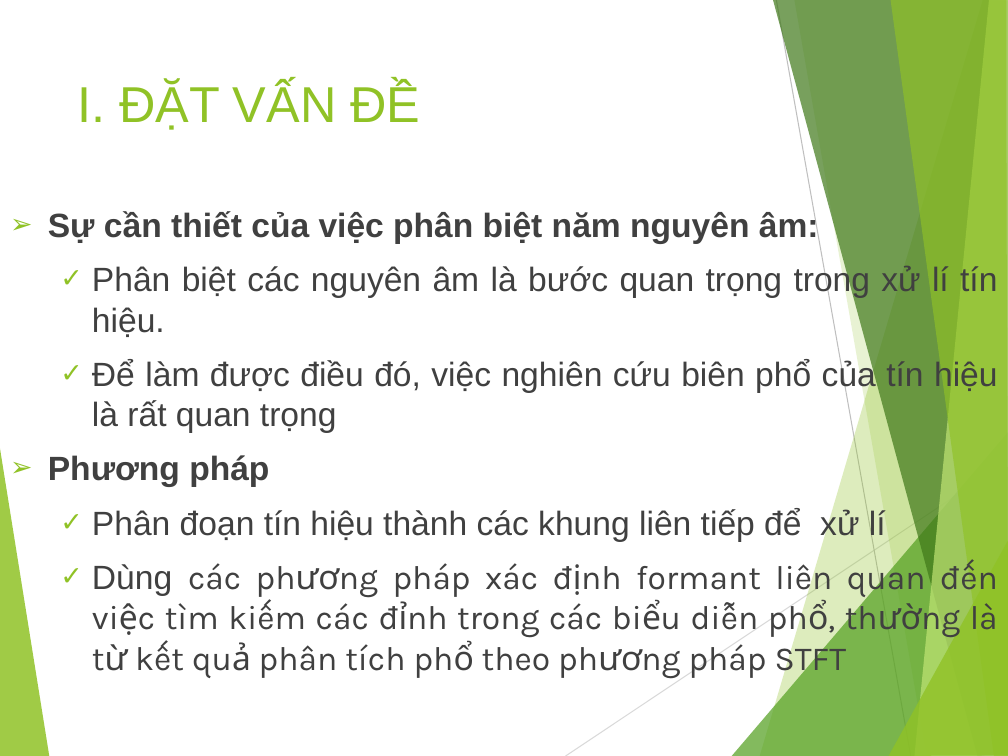
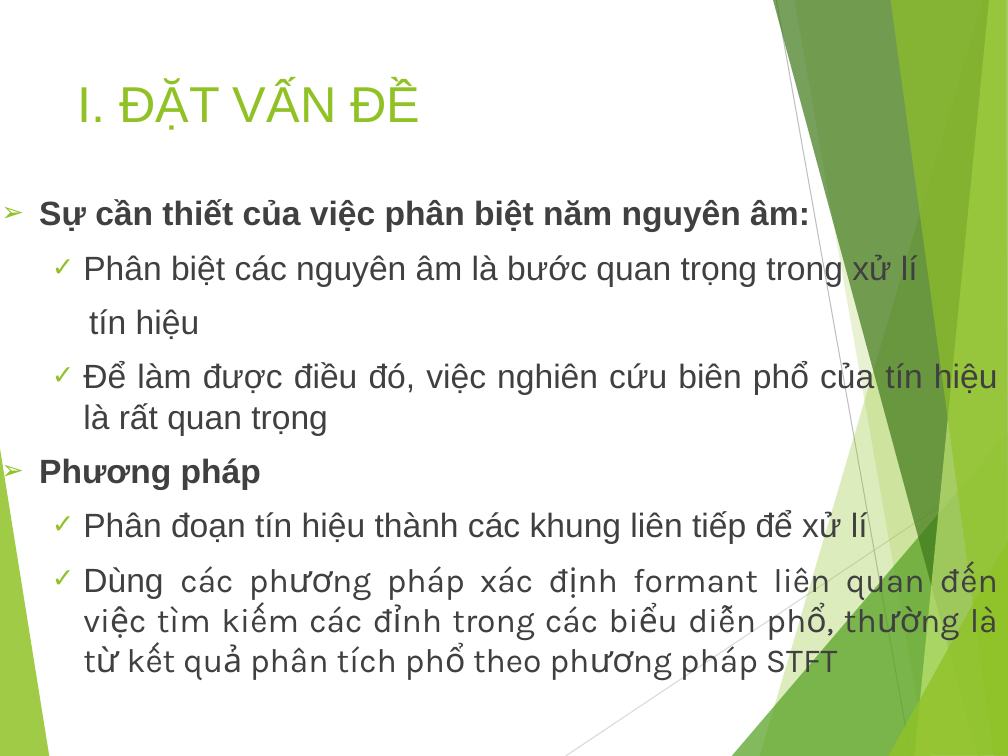
Before and after one commit to nhom-11-xlths/dE_02, a slide deck: slide 2 of SlideBaoCao.pptx. Drawn at 1008x756 pixels with LibreOffice and Linux fonts; fonts in the diff are those of the drawing. Boxes give left, top, right and bottom in pixels: in the first picture for what was removed or moved away, otherwise in the second. Text is boxed around its words. In the diff, an @@ line names an element or a change of style, - is before the commit and + after.

```diff
--- a/SlideBaoCao.pptx
+++ b/SlideBaoCao.pptx
@@ text "Sự cần thiết của việc ...": place and size @@
-text "Sự cần thiết của việc ..." at [48, 210, 998, 679]
+text "Sự cần thiết của việc ..." at [39, 199, 998, 681]
@@ text at [83, 253, 918, 339]: text changed @@
-  ✓ Phân biệt các nguyên âm là bước quan trọng trong xử lí tín hiệu.
+  ✓ Phân biệt các nguyên âm là bước quan trọng trong xử lí
+  tín hiệu
```
Also in this commit, not shown: 3 other slides changed, 1 slide added, 2 slides removed.
